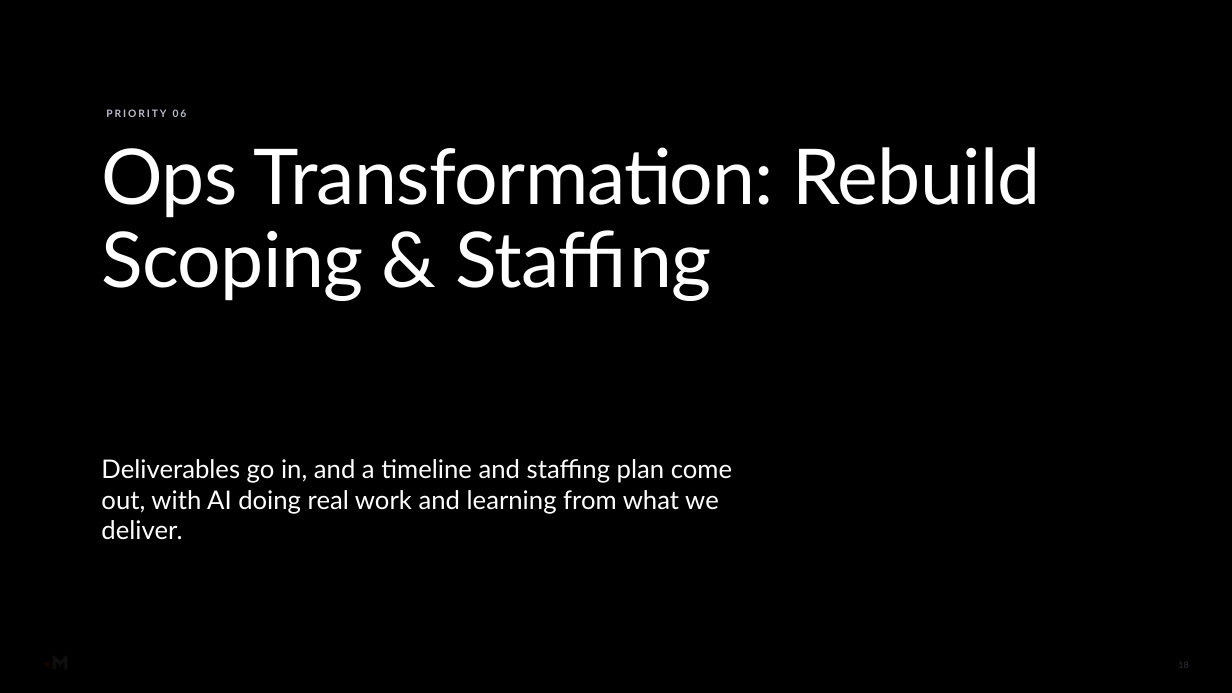
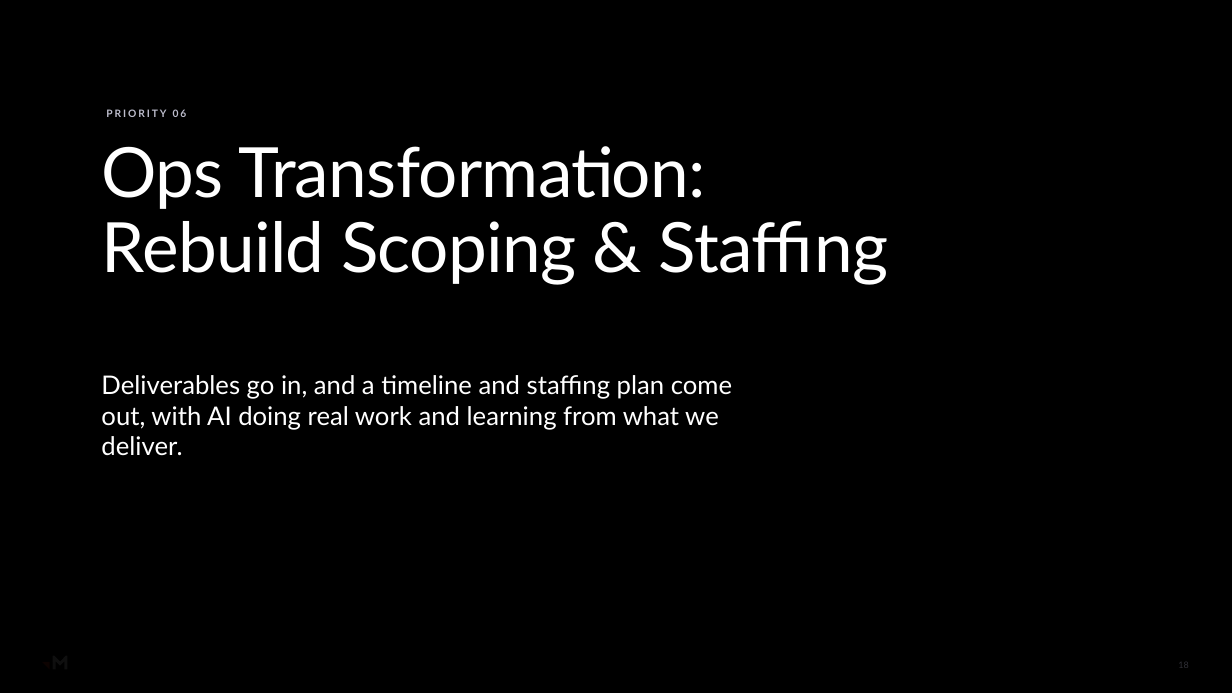
Before and after one commit to RachelHarrisMerkle/BasicMerkle, a slide deck: slide 18 of Delivery_Excellence_Kickoff_REDESIGNED.pptx. Drawn at 1232x693 pixels with LibreOffice and Linux fonts; fonts in the diff are those of the drawing; background and template pictures are left out; a plain dark background stands for a picture behind light text. Boxes give left, top, right and bottom in pixels: in the first picture for what was removed or moved away, otherwise in the second. Text is boxed around its words. In the diff, an @@ line names an element or a change of style, - is before the commit and + after.

```diff
--- a/Delivery_Excellence_Kickoff_REDESIGNED.pptx
+++ b/Delivery_Excellence_Kickoff_REDESIGNED.pptx
@@ rounded rectangle added at box(65, 71, 971, 490), fill #000000 at 62% opacity @@
@@ title "Ops Transformation: Rebuild Scoping & ..." at box(102, 146, 889, 285): size 60 to 54 pt @@
@@ text "Deliverables go in, and a ...": place and size @@
-text "Deliverables go in, and a ..." at box(101, 459, 732, 539)
+text "Deliverables go in, and a ..." at box(101, 375, 732, 455)
```
Also in this commit, not shown: 24 other slides changed, 1 other file.
